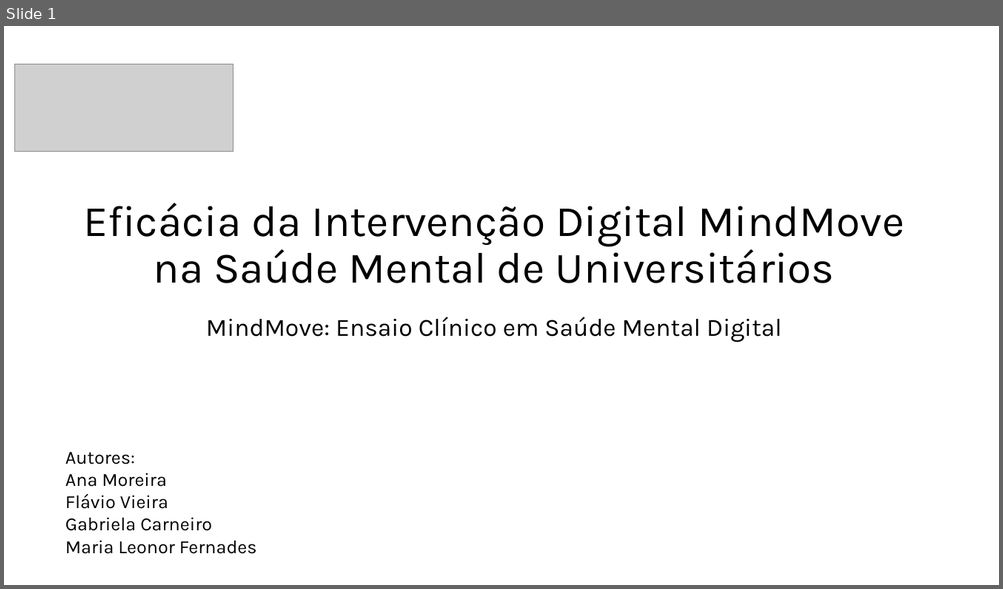
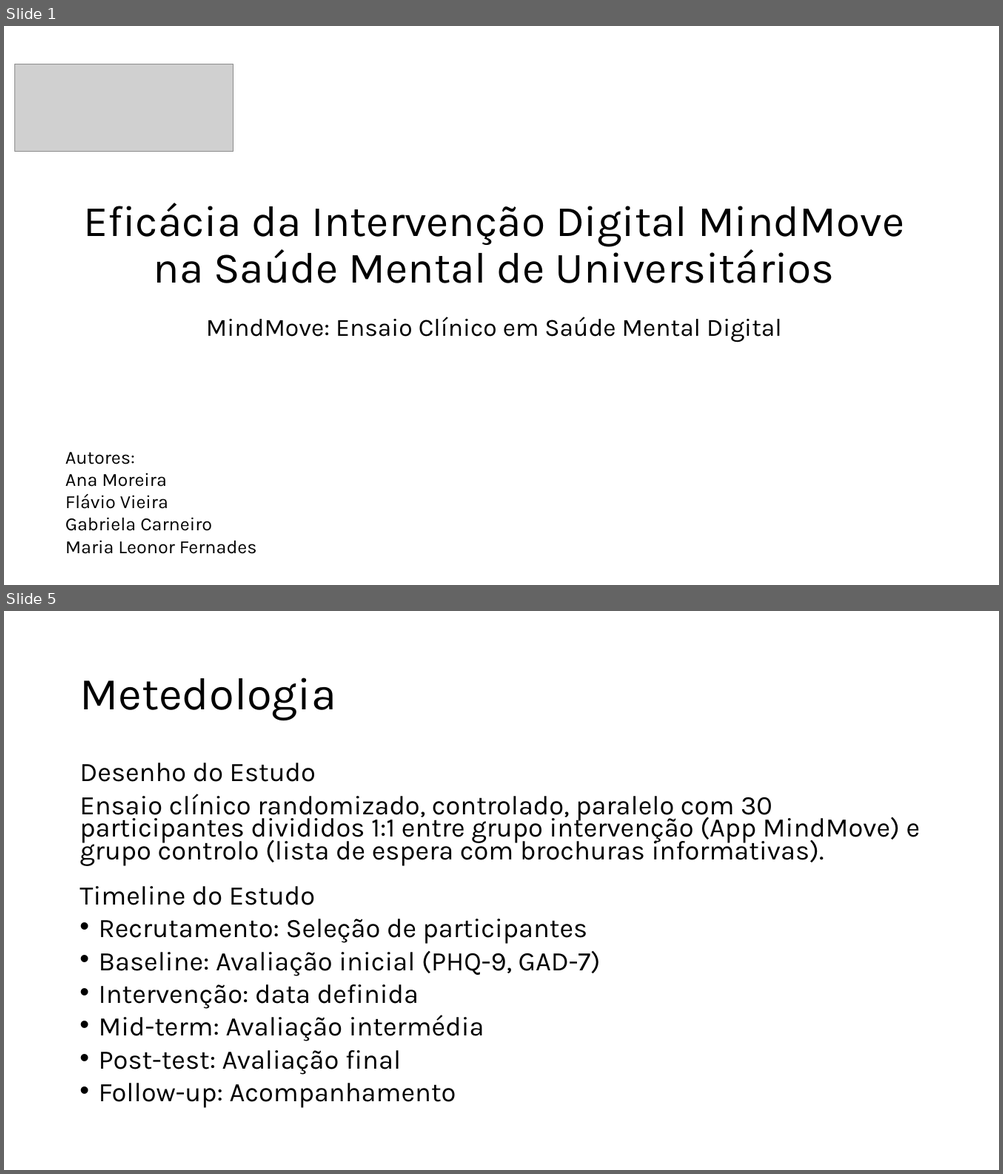
Before and after one commit to sofiawxys/Projeto_FerramentasProdutividade_G_2_E3, a slide deck: projeto_fp_tp10.pptx. Shown one above the other, each under a label of ours: slide 1 before the commit, slides 1 and 5 after it; the slides between them are not shown. The pictures are 1003x589 and 1003x1174 pixels, drawn with LibreOffice and Linux fonts; fonts in the diff are those of the drawing; grey boxes stand for pictures; background and template pictures are left out. Boxes give left, top, right and bottom in pixels: in the first picture for what was removed or moved away, otherwise in the second. Text is boxed around its words. In the diff, an @@ line names an element or a change of style, - is before the commit and + after.

```diff
--- a/projeto_fp_tp10.pptx
+++ b/projeto_fp_tp10.pptx
@@ slide 5 added at box(4, 611, 999, 1170), background #FFFFFF @@
@@ title added at box(79, 678, 336, 721), 44 pt, text #000000 @@
+Metedologia
@@ text added at box(79, 763, 920, 1108), 25.9 pt, text #000000 @@
+Desenho do Estudo
+Ensaio clínico randomizado, controlado, paralelo com 30 participantes divididos 1:1 entre grupo intervenção (App MindMove) e grupo controlo (lista de espera com brochuras informativas).
+Timeline do Estudo
+• Recrutamento: Seleção de participantes
+• Baseline: Avaliação inicial (PHQ-9, GAD-7)
+• Intervenção: data definida
+• Mid-term: Avaliação intermédia
+• Post-test: Avaliação final
+• Follow-up: Acompanhamento
```
Also in this commit, not shown: 5 slides changed, 3 other slides added, 4 slides removed.
